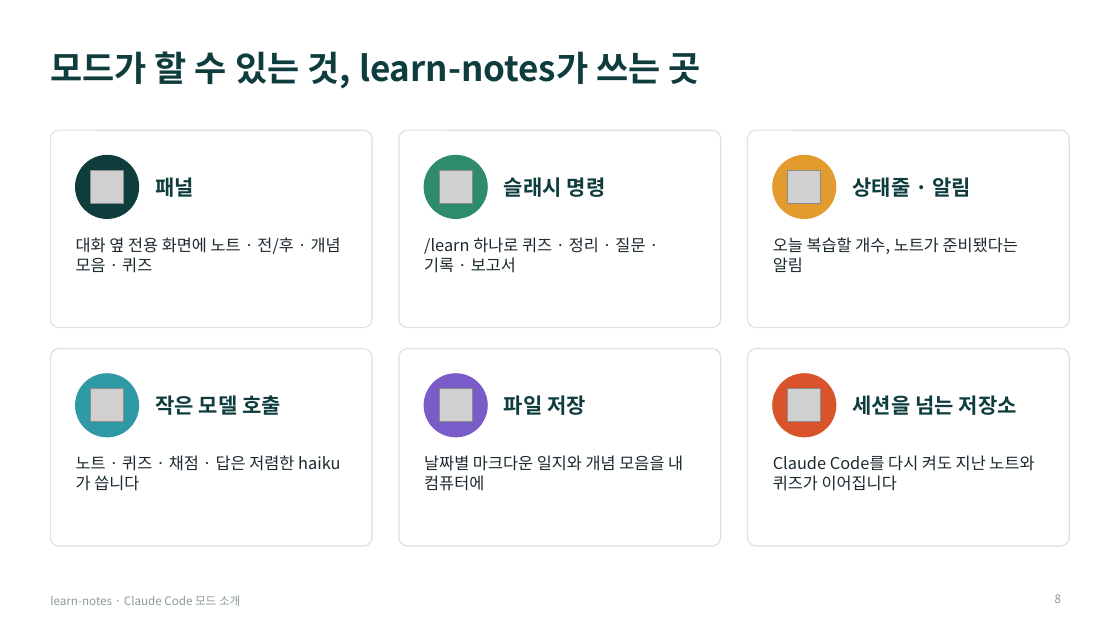
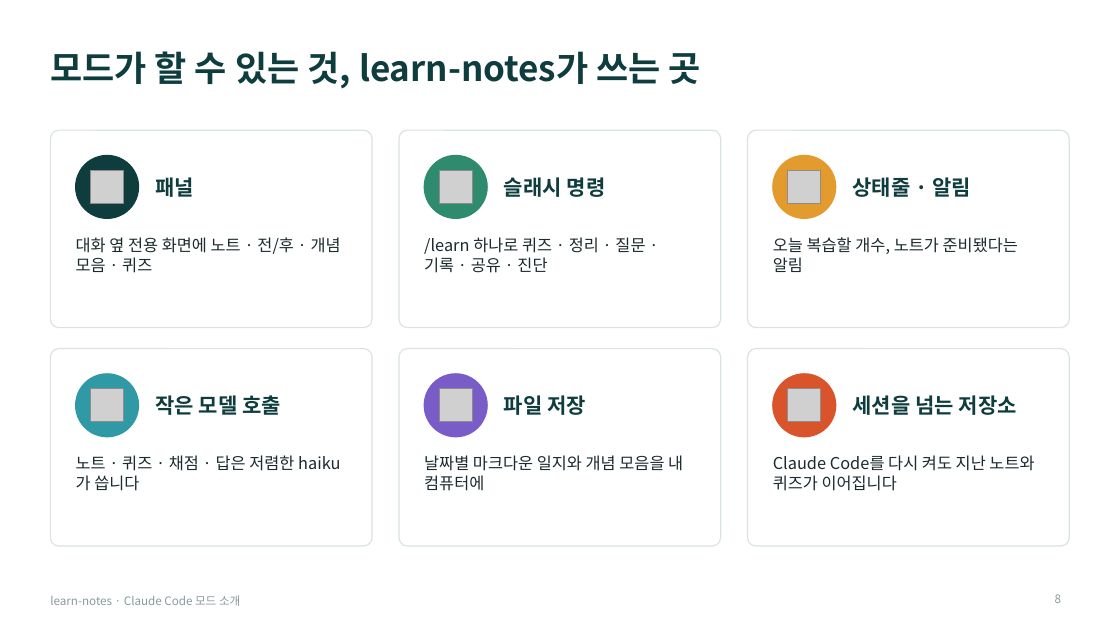
Before and after one commit to Owen-YC/learn-notes, a slide deck: slide 8 of docs/team/learn-notes-intro.pptx. Drawn at 1120x630 pixels with LibreOffice and Linux fonts; fonts in the diff are those of the drawing; grey boxes stand for pictures. Boxes give left, top, right and bottom in pixels: in the first picture for what was removed or moved away, otherwise in the second. Text is boxed around its words. In the diff, an @@ line names an element or a change of style, - is before the commit and + after.

```diff
--- a/docs/team/learn-notes-intro.pptx
+++ b/docs/team/learn-notes-intro.pptx
@@ text at (x1=424, y1=237, x2=645, y2=273): text changed @@
-/learn 하나로 퀴즈 · 정리 · 질문 · 기록 · 보고서
+/learn 하나로 퀴즈 · 정리 · 질문 · 기록 · 공유 · 진단
```
Also in this commit, not shown: 16 other slides changed, 4 slides added, 21 other files.
